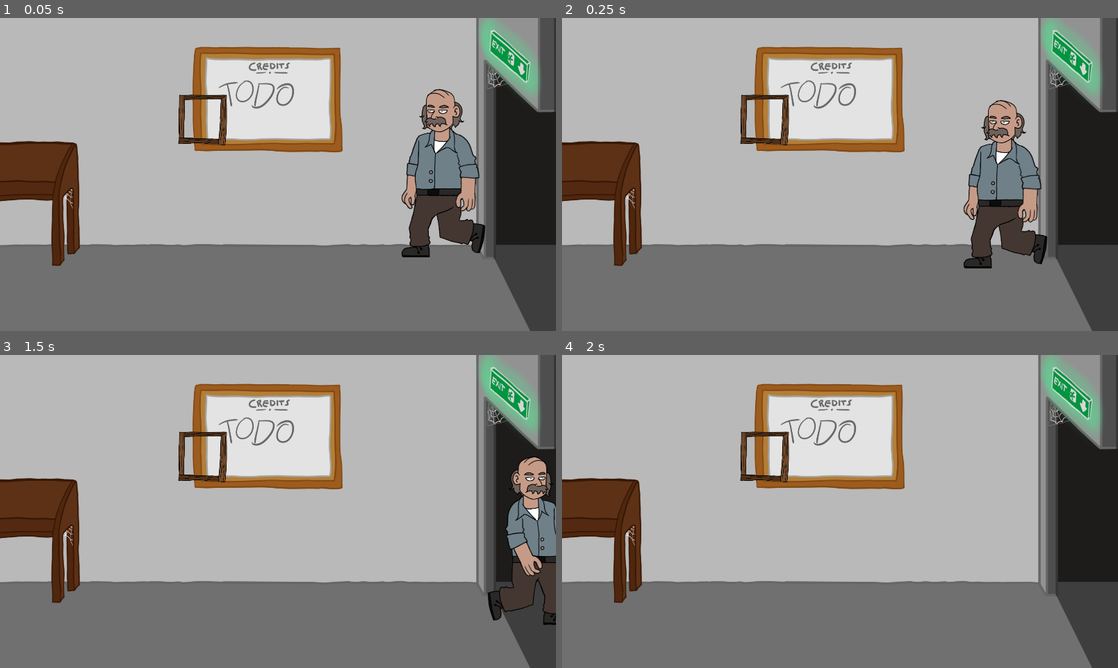
Above: before the commit, frames 1-4 (two rows, left to right).
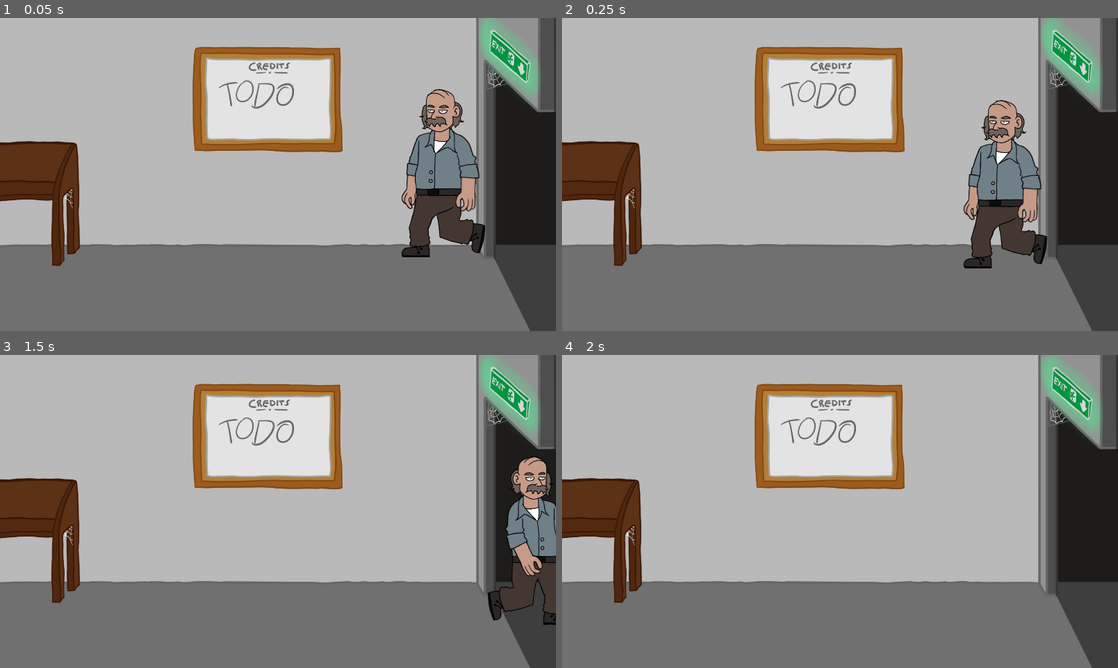
Above: after the commit, the same moments.

Repository: lennovative/ggj21
Game: Godot game, scene res://Scenes/Game.tscn
Two runs of this game, one before a commit and one after it. Both use one fixed random seed, a clock stepped at 60 frames per second and the inputs below. Sound files missing from this copy of the repository are replaced by a short silence.
Inputs (mouse positions are in pixels of both pictures, inside the frame that each line leads up to):
- Up to frame 1 (0.05 s): no input
- Up to frame 2 (0.25 s): no input
- Up to frame 3 (1.5 s): tap Enter (door) at 0.5, 0.6 s; move the mouse to (400, 495) at 0.52 s; hold D (right_button) from 0.53 s (still down); tap Space (jump_button) at 0.77 s; move the mouse to (166, 527) at 1.27 s; tap E (collect) at 1.35 s
- Up to frame 4 (2 s): keep holding D (right_button); tap Space (jump_button) at 1.52 s; tap Enter (door) at 1.55 s

The runs differ from the first frame. In frame 1, 0.6% of the frame differs, in the area x 32-41%, y 24-41%; in frame 2, 0.6%; in frame 3, 0.6%; in frame 4, 0.6%.

Commit message:
hide inventory at start

Diff:
--- a/Scenes/Game.tscn
+++ b/Scenes/Game.tscn
@@ -24,6 +24,7 @@
 script = SubResource( 1 )
 
 [node name="inventory_background" type="Sprite" parent="Inventory"]
+visible = false
 scale = Vector2( 0.6, 0.6 )
 z_index = 10
 texture = ExtResource( 2 )
--- a/Scripts/Game.gd
+++ b/Scripts/Game.gd
@@ -19,7 +19,9 @@
 	add_child(Level)
 
 func switch_scene():
-	first_scene = false
+	if first_scene:
+		$Inventory.get_node("inventory_background").visible = true
+		first_scene = false
 	match current_scene:
 		Scene.OFFICE:
 			self.remove_child(Office)
